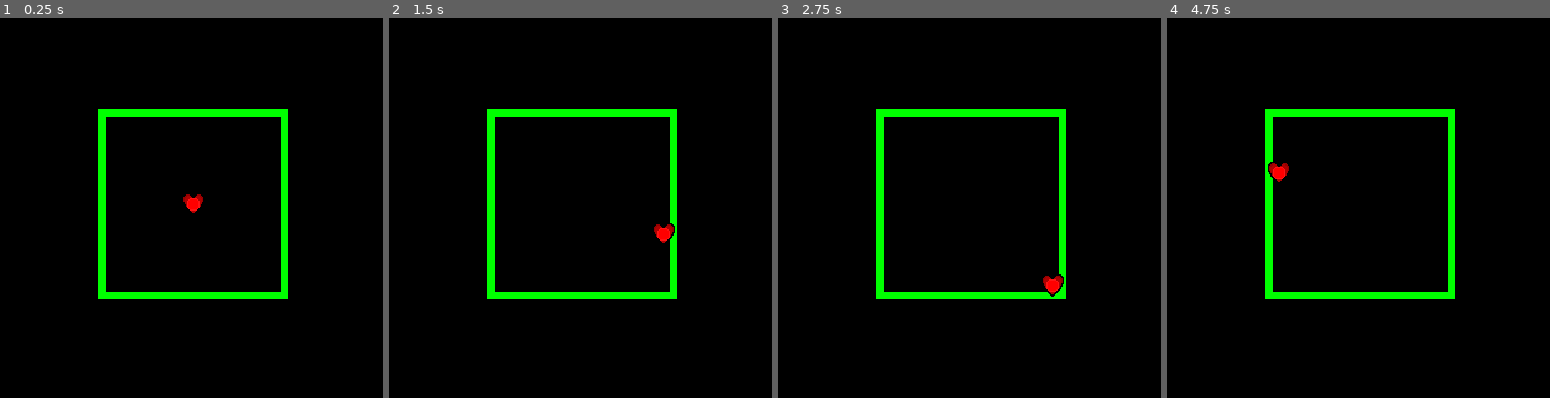
Above: before the commit, frames 1-4 (left to right).
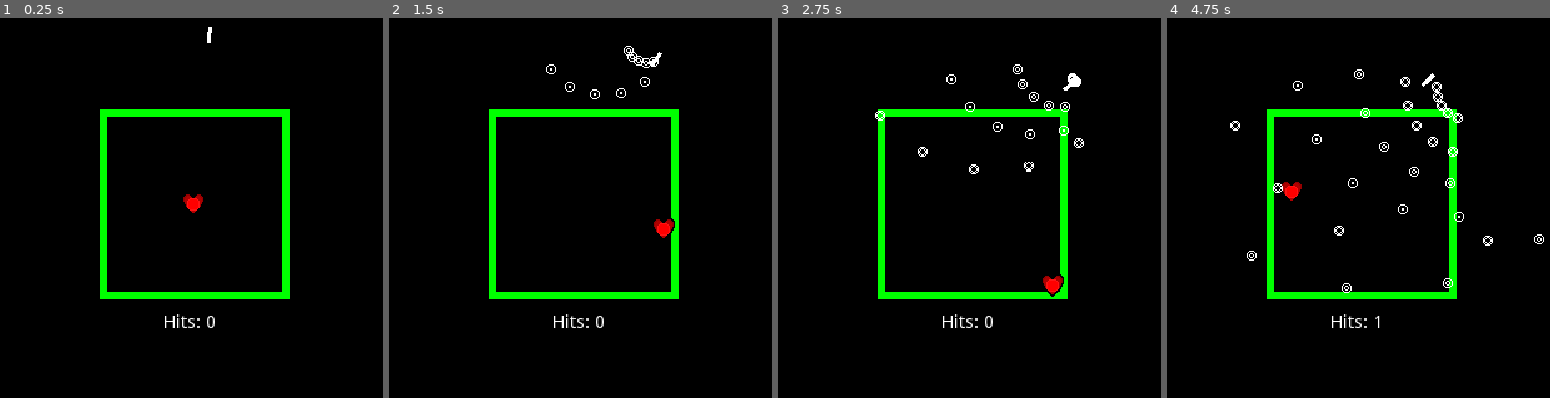
Above: after the commit, the same moments.

Repository: Crystalwarrior/BulletHellPVP
Game: Godot game, scene res://Arena.tscn
Same seed, same stepped clock (60 frames per second), same inputs: the game is played once before the commit and once after it. Before the commit the project has no main scene; this scene is started directly in both runs.
Inputs:
- Up to frame 1 (0.25 s): no input
- Up to frame 2 (1.5 s): tap Enter at 0.5 s; hold Right (ui_right) 0.53-1.28 s; hold Down (ui_down) from 1.28 s (still down)
- Up to frame 3 (2.75 s): release Down (ui_down) at 2.03 s; hold Right (ui_right) from 2.03 s (still down)
- Up to frame 4 (4.75 s): release Right (ui_right) at 2.78 s; hold Up (ui_up) 2.78-3.53 s; hold Left (ui_left) from 3.53 s (still down)

The runs differ from the first frame. In frame 1, 1.0% of the frame differs, in the area x 25-76%, y 2-82%; in frame 2, 1.4%; in frame 3, 1.5%; in frame 4, 2.2%, in the area x 16-99%, y 13-82%.

Commit message:
Improve player script by actually using the delta Add arena, bullets, bullet hell spawner scripts Implement the initial bullet hell spawning system thanks to https://worldeater-dev.itch.io/bittersweet-birthday/devlog/210789/howto-drawing-a-metric-ton-of-bullets-in-godot - this will change in the future Add bullet hitting player logic and bullets getting deleted after hitting player

Diff:
--- /dev/null
+++ b/Arena.gd
@@ -0,0 +1,52 @@
+extends Node2D
+
+onready var bullet_spawner_area = $BulletSpawnerArea
+onready var bullet_spawn_pos = $ArenaCenter/BulletSpawn
+onready var bullet_spawn_dir = $ArenaCenter/BulletSpawn/Dir
+onready var timer = $Timer
+
+export var bullet_spawn_speed := 0.4 setget _timer_set
+export var bullet_count := 5
+export var bullet_speed := 100
+export var bullet_spawn_spread := 90
+
+export var pattern_speed := 0.5
+
+var boundary_rect: Rect2
+var hits = 0
+
+func _ready() -> void:
+	# Here we register the boundary
+	boundary_rect = Rect2(
+		$BulletBounds.rect_position,
+		$BulletBounds.rect_size
+	)
+	bullet_spawner_area.set_bounding_box(boundary_rect)
+	$BulletAnimation.play("main", -1, pattern_speed)
+
+func _timer_set(bullet_spawn_speed):
+	if timer:
+		timer.wait_time = bullet_spawn_speed / pattern_speed
+
+# Spawn a bullet wave with a slightly different rotation
+func _on_Timer_timeout() -> void:
+	var rotation_difference = bullet_spawn_spread / (bullet_count - 1)
+	var spawn_vector = bullet_spawn_pos.global_position.direction_to(bullet_spawn_dir.global_position)
+	for i in range(0, bullet_count):
+		var movement = spawn_vector.rotated(
+			deg2rad((rotation_difference * i) - 45)
+		)
+		bullet_spawner_area.spawn_bullet(bullet_spawn_pos.global_position, movement, bullet_speed * pattern_speed)
+
+
+func _on_Player_hit(bullet_id):
+	bullet_spawner_area.delete_bullet(bullet_id)
+	hits += 1
+	$HitCount.text = "Hits: " + str(hits)
+	$Player.modulate.a = 0.3
+	yield(get_tree().create_timer(.1), "timeout")
+	$Player.modulate.a = 0.7
+	yield(get_tree().create_timer(.1), "timeout")
+	$Player.modulate.a = 0.3
+	yield(get_tree().create_timer(.1), "timeout")
+	$Player.modulate.a = 1.0
--- a/Arena.tscn
+++ b/Arena.tscn
@@ -1,6 +1,11 @@
-[gd_scene load_steps=6 format=2]
+[gd_scene load_steps=12 format=2]
 
 [ext_resource path="res://Player.tscn" type="PackedScene" id=1]
+[ext_resource path="res://BulletHellSpawner.gd" type="Script" id=2]
+[ext_resource path="res://Arena.gd" type="Script" id=3]
+[ext_resource path="res://bullet/b1.png" type="Texture" id=4]
+[ext_resource path="res://bullet/b3.png" type="Texture" id=5]
+[ext_resource path="res://bullet/b2.png" type="Texture" id=6]
 
 [sub_resource type="SegmentShape2D" id=1]
 b = Vector2( 0, 140 )
@@ -14,15 +19,120 @@
 [sub_resource type="SegmentShape2D" id=4]
 b = Vector2( 140, 0 )
 
+[sub_resource type="Animation" id=5]
+resource_name = "main"
+length = 8.0
+loop = true
+tracks/0/type = "value"
+tracks/0/path = NodePath("ArenaCenter:rotation_degrees")
+tracks/0/interp = 1
+tracks/0/loop_wrap = true
+tracks/0/imported = false
+tracks/0/enabled = true
+tracks/0/keys = {
+"times": PoolRealArray( 0, 2, 4, 6 ),
+"transitions": PoolRealArray( 0.5, 0.5, 0.5, 0.5 ),
+"update": 0,
+"values": [ 0.0, 45.0, 0.0, -45.0 ]
+}
+tracks/1/type = "value"
+tracks/1/path = NodePath("ArenaCenter/BulletSpawn:position")
+tracks/1/interp = 1
+tracks/1/loop_wrap = true
+tracks/1/imported = false
+tracks/1/enabled = true
+tracks/1/keys = {
+"times": PoolRealArray( 0, 2, 4, 6 ),
+"transitions": PoolRealArray( 1, 1, 1, 1 ),
+"update": 0,
+"values": [ Vector2( 0, -145 ), Vector2( 0, -125 ), Vector2( 0, -100 ), Vector2( 0, -125 ) ]
+}
+tracks/2/type = "value"
+tracks/2/path = NodePath("ArenaCenter/BulletSpawn:rotation_degrees")
+tracks/2/interp = 1
+tracks/2/loop_wrap = true
+tracks/2/imported = false
+tracks/2/enabled = true
+tracks/2/keys = {
+"times": PoolRealArray( 2, 6 ),
+"transitions": PoolRealArray( 1, 1 ),
+"update": 0,
+"values": [ 20.0, -20.0 ]
+}
+tracks/3/type = "value"
+tracks/3/path = NodePath(".:bullet_speed")
+tracks/3/interp = 1
+tracks/3/loop_wrap = true
+tracks/3/imported = false
+tracks/3/enabled = true
+tracks/3/keys = {
+"times": PoolRealArray( 0, 4 ),
+"transitions": PoolRealArray( 1, 1 ),
+"update": 0,
+"values": [ 100, 50 ]
+}
+tracks/4/type = "value"
+tracks/4/path = NodePath(".:bullet_spawn_spread")
+tracks/4/interp = 1
+tracks/4/loop_wrap = true
+tracks/4/imported = false
+tracks/4/enabled = true
+tracks/4/keys = {
+"times": PoolRealArray( 0, 4 ),
+"transitions": PoolRealArray( 1, 1 ),
+"update": 0,
+"values": [ 90, 75 ]
+}
+tracks/5/type = "value"
+tracks/5/path = NodePath(".:bullet_count")
+tracks/5/interp = 1
+tracks/5/loop_wrap = true
+tracks/5/imported = false
+tracks/5/enabled = true
+tracks/5/keys = {
+"times": PoolRealArray( 0 ),
+"transitions": PoolRealArray( 1 ),
+"update": 1,
+"values": [ 5 ]
+}
+tracks/6/type = "value"
+tracks/6/path = NodePath(".:bullet_spawn_speed")
+tracks/6/interp = 1
+tracks/6/loop_wrap = true
+tracks/6/imported = false
+tracks/6/enabled = true
+tracks/6/keys = {
+"times": PoolRealArray( 0, 4 ),
+"transitions": PoolRealArray( 1, 1 ),
+"update": 0,
+"values": [ 0.4, 0.3 ]
+}
+
 [node name="Arena" type="Node2D"]
+script = ExtResource( 3 )
+__meta__ = {
+"_edit_horizontal_guides_": [  ]
+}
+bullet_spawn_speed = 0.4
+
+[node name="BulletBounds" type="ReferenceRect" parent="."]
+visible = false
+margin_left = 174.0
+margin_top = 94.0
+margin_right = 466.0
+margin_bottom = 386.0
+editor_only = false
+__meta__ = {
+"_edit_lock_": true,
+"_edit_use_anchors_": false
+}
 
 [node name="Arena" type="StaticBody2D" parent="."]
 position = Vector2( 248, 168 )
 
 [node name="ReferenceRect" type="ReferenceRect" parent="Arena"]
-margin_left = -1.0
 margin_top = -1.0
-margin_right = 145.0
+margin_right = 146.0
 margin_bottom = 145.0
 border_color = Color( 0, 1, 0, 1 )
 border_width = 6.0
@@ -49,3 +159,55 @@
 
 [node name="Player" parent="." instance=ExtResource( 1 )]
 position = Vector2( 320, 240 )
+collision_layer = 3
+collision_mask = 3
+
+[node name="Timer" type="Timer" parent="."]
+wait_time = 0.345172
+autostart = true
+
+[node name="BulletSpawnerArea" type="Node2D" parent="."]
+script = ExtResource( 2 )
+frames = [ ExtResource( 4 ), ExtResource( 6 ), ExtResource( 5 ) ]
+
+[node name="SharedArea" type="Area2D" parent="BulletSpawnerArea"]
+collision_layer = 2
+collision_mask = 2
+
+[node name="BulletAnimation" type="AnimationPlayer" parent="."]
+anims/main = SubResource( 5 )
+
+[node name="ArenaCenter" type="Position2D" parent="."]
+position = Vector2( 320, 240 )
+__meta__ = {
+"_gizmo_extents_": 8.0
+}
+
+[node name="BulletSpawn" type="Position2D" parent="ArenaCenter"]
+position = Vector2( 0, -145 )
+__meta__ = {
+"_edit_group_": true,
+"_gizmo_extents_": 5.0
+}
+
+[node name="Dir" type="RayCast2D" parent="ArenaCenter/BulletSpawn"]
+position = Vector2( 0, 1 )
+cast_to = Vector2( 0, 1 )
+
+[node name="DirVisual" type="Line2D" parent="ArenaCenter/BulletSpawn/Dir"]
+points = PoolVector2Array( 0, 0, 0, 13 )
+width = 3.0
+default_color = Color( 1, 1, 1, 1 )
+
+[node name="HitCount" type="Label" parent="."]
+margin_left = 296.0
+margin_top = 328.0
+margin_right = 338.0
+margin_bottom = 342.0
+text = "Hits: 0"
+__meta__ = {
+"_edit_use_anchors_": false
+}
+
+[connection signal="hit" from="Player" to="." method="_on_Player_hit"]
+[connection signal="timeout" from="Timer" to="." method="_on_Timer_timeout"]
--- /dev/null
+++ b/Bullet.gd
@@ -0,0 +1,11 @@
+class_name Bullet
+extends Reference
+
+var shape_id : RID
+var movement_vector : Vector2
+var current_position : Vector2
+var lifetime : float = 0.0
+var animation_lifetime : float = 0.0
+var image_offset : int = 0
+var layer : String = "front"
+var speed: float
--- /dev/null
+++ b/BulletHellSpawner.gd
@@ -0,0 +1,115 @@
+# Original code by ericdsw
+# as part of the https://github.com/ericdsw/bullet_spawner_test demo
+extends Node2D
+
+export (Array, Image) var frames
+export (float) var image_change_offset = 0.2
+export (float) var max_lifetime = 10.0
+
+onready var shared_area := get_node("SharedArea") as Area2D
+
+onready var max_images = frames.size()
+
+var bullets : Array = []
+var bounding_box : Rect2
+
+# ================================ Lifecycle ================================ #
+
+func _exit_tree() -> void:
+	for bullet in bullets:
+		Physics2DServer.free_rid((bullet as Bullet).shape_id)
+	bullets.clear()
+
+func _physics_process(delta: float) -> void:
+
+	var used_transform = Transform2D()
+	var bullets_queued_for_destruction = []
+
+	for i in range(0, bullets.size()):
+
+		var bullet = bullets[i] as Bullet
+
+		if (
+			!bounding_box.has_point(bullet.current_position) or
+			bullet.lifetime >= max_lifetime
+		):
+			bullets_queued_for_destruction.append(bullet)
+			continue
+
+		var offset : Vector2 = (
+			bullet.movement_vector.normalized() * bullet.speed * delta
+		)
+
+		# Move the bullet and the collision
+		bullet.current_position += offset
+		used_transform.origin = bullet.current_position
+		Physics2DServer.area_set_shape_transform(
+			shared_area.get_rid(), i, used_transform
+		)
+
+		bullet.animation_lifetime += delta
+		bullet.lifetime += delta
+
+	for bullet in bullets_queued_for_destruction:
+		Physics2DServer.free_rid(bullet.shape_id)
+		bullets.erase(bullet)
+
+	update()
+
+func _draw() -> void:
+	var offset = frames[0].get_size() / 2.0
+	for i in range(0, bullets.size()):
+		var bullet = bullets[i]
+		if bullet.animation_lifetime >= image_change_offset:
+			bullet.image_offset += 1
+			bullet.animation_lifetime = 0.0
+			if bullet.image_offset >= max_images:
+				bullet.image_offset = 0
+		draw_texture(
+			frames[bullet.image_offset],
+			bullet.current_position - offset
+		)
+
+# ================================= Public ================================== #
+
+# Bullets outside these bounds will be deleted
+func set_bounding_box(box: Rect2) -> void:
+	bounding_box = box
+
+# Register a new bullet in the array with the optimization logic
+func spawn_bullet(i_position: Vector2, i_movement: Vector2, speed := 200) -> void:
+
+	var bullet : Bullet = Bullet.new()
+	bullet.movement_vector = i_movement
+	bullet.speed = speed
+	bullet.current_position = i_position
+
+	_configure_collision_for_bullet(bullet)
+
+	bullets.append(bullet)
+
+# Adds the collision data to the bullet
+func _configure_collision_for_bullet(bullet: Bullet) -> void:
+
+	# Define the shape's position
+	var used_transform := Transform2D(0, position)
+	used_transform.origin = bullet.current_position
+
+	# Create the shape
+	var _circle_shape = Physics2DServer.circle_shape_create()
+	Physics2DServer.shape_set_data(_circle_shape, 4)
+
+	# Add the shape to the shared area
+	Physics2DServer.area_add_shape(
+		shared_area.get_rid(), _circle_shape, used_transform
+	)
+
+	# Register the generated id to the bullet
+	bullet.shape_id = _circle_shape
+
+func delete_bullet(area_shape: int) -> void:
+	var rid = Physics2DServer.area_get_shape(shared_area.get_rid(), area_shape)
+	for bullet in bullets:
+		if bullet.shape_id == rid:
+			Physics2DServer.free_rid(bullet.shape_id)
+			bullets.erase(bullet)
--- a/Player.gd
+++ b/Player.gd
@@ -1,18 +1,22 @@
 extends KinematicBody2D
 
+signal hit(bullet_id)
 var direction = Vector2()
 var velocity = Vector2()
 export (int) var speed = 100
 
-func _physics_process(_delta):
+func _physics_process(delta):
 	direction = Vector2(
 		int(Input.is_action_pressed("ui_right")) - int(Input.is_action_pressed("ui_left")),
 		int(Input.is_action_pressed("ui_down")) - int(Input.is_action_pressed("ui_up"))
 	)
 	direction = direction.normalized()
-	var _speed = speed
+	var _speed = speed * 60
 	if Input.is_action_pressed("ui_cancel"):
 		_speed *= 0.5
-	velocity = direction * _speed
-	move_and_slide(velocity)
-	position = position.round() # Faking integer precision
+	velocity = direction * _speed * delta
+	var _c = move_and_slide(velocity)
+
+
+func _on_Bullet_Hitbox_area_shape_entered(area_id, area, area_shape, local_shape):
+	emit_signal("hit", area_shape)
--- a/Player.tscn
+++ b/Player.tscn
@@ -14,3 +14,12 @@
 
 [node name="CollisionShape2D" type="CollisionShape2D" parent="."]
 shape = SubResource( 1 )
+
+[node name="Bullet_Hitbox" type="Area2D" parent="."]
+collision_layer = 3
+collision_mask = 3
+
+[node name="CollisionShape2D" type="CollisionShape2D" parent="Bullet_Hitbox"]
+shape = SubResource( 1 )
+
+[connection signal="area_shape_entered" from="Bullet_Hitbox" to="." method="_on_Bullet_Hitbox_area_shape_entered"]
--- a/project.godot
+++ b/project.godot
@@ -8,9 +8,20 @@
 
 config_version=4
 
+_global_script_classes=[ {
+"base": "Reference",
+"class": "Bullet",
+"language": "GDScript",
+"path": "res://Bullet.gd"
+} ]
+_global_script_class_icons={
+"Bullet": ""
+}
+
 [application]
 
 config/name="BulletHellPVP"
+run/main_scene="res://Arena.tscn"
 config/icon="res://icon.png"
 
 [display]
Binary file added: bullet/b1.png
Not shown, added: bullet/b1.png.import
Binary file added: bullet/b2.png
Not shown, added: bullet/b2.png.import
Binary file added: bullet/b3.png
Not shown, added: bullet/b3.png.import
